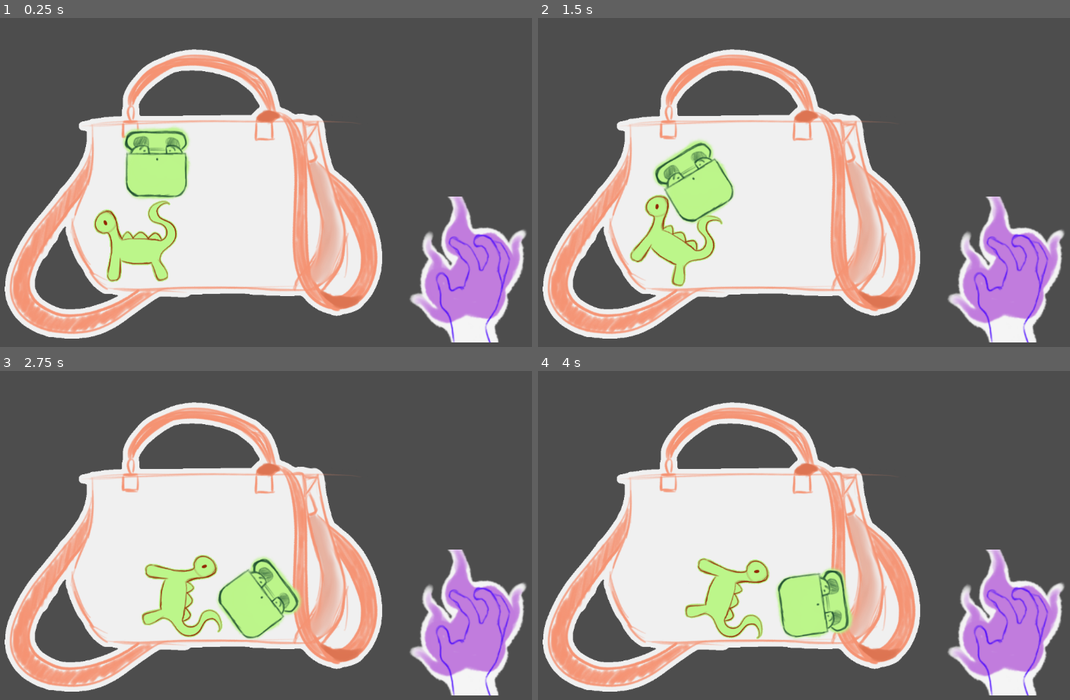
Above: before the commit, frames 1-4 (two rows, left to right).
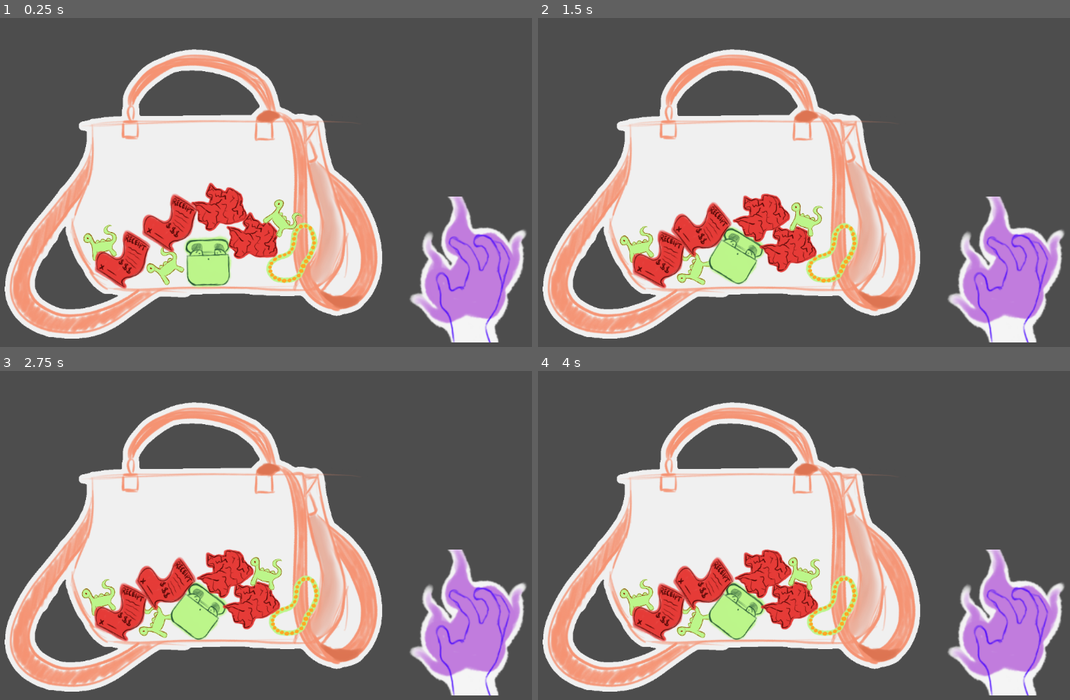
Above: after the commit, the same moments.

Repository: chfranzUCSC/170-prototype-2
Game: Godot game, scene res://main.tscn
Same seed, same stepped clock (60 frames per second), same inputs: the game is played once before the commit and once after it.
Inputs (mouse positions are in pixels of both pictures, inside the frame that each line leads up to):
- Up to frame 1 (0.25 s): no input
- Up to frame 2 (1.5 s): drag from (1006, 284) to (851, 113) at 0.52 s; drag from (671, 205) to (761, 254) at 1.27 s
- Up to frame 3 (2.75 s): move the mouse to (313, 466) at 2.02 s; click (313, 466) at 2.17 s
- Up to frame 4 (4 s): drag from (761, 607) to (607, 489) at 2.77 s; move the mouse to (974, 591) at 3.52 s; click (974, 591) at 3.67 s

The runs differ from the first frame. In frame 1, 9.7% of the frame differs, in the area x 15-60%, y 33-83%; in frame 2, 9.4%; in frame 3, 7.4%; in frame 4, 7.4%.

Commit message:
added more items, setting the main scene

Diff:
--- a/itemDino.tscn
+++ b/itemDino.tscn
@@ -6,8 +6,9 @@
 [node name="itemDino" instance=ExtResource("1_aiugo")]
 
 [node name="Sprite2D" type="Sprite2D" parent="." index="0"]
+scale = Vector2(0.4, 0.4)
 texture = ExtResource("1_3d76s")
 
 [node name="CollisionPolygon2D" type="CollisionPolygon2D" parent="." index="1"]
 position = Vector2(1, 0)
-polygon = PackedVector2Array(-33, 73, -53, 71, -52, -12, -77, -21, -79, -44, -49, -61, -29, -15, 40, -16, 25, -43, 22, -62, 55, -79, 49, -53, 78, -13, 52, 28, 60, 67, 40, 73, 31, 43, -27, 39)
+polygon = PackedVector2Array(24, -30, 11, -29, 8, -19, 20, -7, -13, -7, -21, -25, -32, -18, -32, -8, -21, -4, -23, 28, -13, 29, -12, 16, 10, 18, 16, 30, 24, 26, 18, 11, 31, -7, 16, -23)
--- a/item_airpods.tscn
+++ b/item_airpods.tscn
@@ -4,9 +4,11 @@
 [ext_resource type="Texture2D" uid="uid://44e265g8nbj1" path="res://assets/airpods.png" id="2_5bpyv"]
 
 [node name="itemAirpods" instance=ExtResource("1_u7plw")]
+mass = 2.0
 
 [node name="Sprite2D" type="Sprite2D" parent="." index="0"]
+scale = Vector2(0.7, 0.7)
 texture = ExtResource("2_5bpyv")
 
 [node name="CollisionPolygon2D" type="CollisionPolygon2D" parent="." index="1"]
-polygon = PackedVector2Array(-42, 68, 31, 70, 51, 51, 50, -40, 39, -53, -52, -54, -65, -34, -62, 50)
+polygon = PackedVector2Array(-31, 47, 22, 47, 34, 38, 37, -22, 29, -39, -38, -39, -46, -26, -42, 36)
--- /dev/null
+++ b/item_necklace.tscn
@@ -0,0 +1,14 @@
+[gd_scene load_steps=3 format=3 uid="uid://t2vq757rrwjm"]
+
+[ext_resource type="PackedScene" uid="uid://cb2c7kv2238iq" path="res://TargetableItem.tscn" id="1_mea6f"]
+[ext_resource type="Texture2D" uid="uid://djr1i7exx7fte" path="res://assets/necklace.png" id="2_wvbty"]
+
+[node name="itemNecklace" instance=ExtResource("1_mea6f")]
+mass = 0.6
+
+[node name="Sprite2D" type="Sprite2D" parent="." index="0"]
+scale = Vector2(0.6, 0.6)
+texture = ExtResource("2_wvbty")
+
+[node name="CollisionPolygon2D" type="CollisionPolygon2D" parent="." index="1"]
+polygon = PackedVector2Array(-53, -35, -36, -14, -10, -2, -6, 35, 10, 52, 35, 47, 49, 23, 46, -5, 27, -22, 5, -50, -21, -58, -45, -54)
--- /dev/null
+++ b/item_receipt.tscn
@@ -0,0 +1,14 @@
+[gd_scene load_steps=3 format=3 uid="uid://6a54mlhw7av6"]
+
+[ext_resource type="PackedScene" uid="uid://cb2c7kv2238iq" path="res://TargetableItem.tscn" id="1_45bs6"]
+[ext_resource type="Texture2D" uid="uid://dpdjw1mrnahoe" path="res://assets/trash_receipt.png" id="2_j3udo"]
+
+[node name="itemReceipt" instance=ExtResource("1_45bs6")]
+mass = 0.3
+
+[node name="Sprite2D" type="Sprite2D" parent="." index="0"]
+scale = Vector2(0.7, 0.7)
+texture = ExtResource("2_j3udo")
+
+[node name="CollisionPolygon2D" type="CollisionPolygon2D" parent="." index="1"]
+polygon = PackedVector2Array(10, -48, -38, -35, -10, 10, -36, 21, -39, 34, -21, 53, 33, 37, 24, 25, 36, -2)
--- a/main.tscn
+++ b/main.tscn
@@ -1,10 +1,13 @@
-[gd_scene load_steps=6 format=3 uid="uid://cwtftb5ha2b25"]
+[gd_scene load_steps=9 format=3 uid="uid://cwtftb5ha2b25"]
 
 [ext_resource type="Script" uid="uid://deajgediynv36" path="res://control.gd" id="2_0xm2m"]
 [ext_resource type="Texture2D" uid="uid://b0177rabe42hi" path="res://assets/purse.png" id="3_h2yge"]
 [ext_resource type="PackedScene" uid="uid://tcglwgwm12nw" path="res://itemDino.tscn" id="4_1bvp3"]
 [ext_resource type="PackedScene" uid="uid://dibr6xuxdmjcl" path="res://item_airpods.tscn" id="5_7mycd"]
 [ext_resource type="Texture2D" uid="uid://b6w1nbiuxr2jl" path="res://assets/hand.png" id="5_lquwl"]
+[ext_resource type="PackedScene" uid="uid://t2vq757rrwjm" path="res://item_necklace.tscn" id="6_7mycd"]
+[ext_resource type="PackedScene" uid="uid://i5h34r03xsru" path="res://trash_paper.tscn" id="7_272bh"]
+[ext_resource type="PackedScene" uid="uid://6a54mlhw7av6" path="res://item_receipt.tscn" id="8_5vw27"]
 
 [node name="Main" type="Node2D"]
 
@@ -28,7 +31,7 @@
 offset_right = 1061.0
 offset_bottom = 618.0
 script = ExtResource("2_0xm2m")
-chosen_item = NodePath("../itemDino")
+chosen_item = NodePath("../itemAirpods")
 
 [node name="Sprite2D" type="Sprite2D" parent="Control"]
 position = Vector2(75, 78)
@@ -36,7 +39,34 @@
 texture = ExtResource("5_lquwl")
 
 [node name="itemDino" parent="." instance=ExtResource("4_1bvp3")]
-position = Vector2(353, 399)
+position = Vector2(288, 405)
+
+[node name="itemDino2" parent="." instance=ExtResource("4_1bvp3")]
+position = Vector2(411, 472.00003)
+rotation = -0.5246694
 
 [node name="itemAirpods" parent="." instance=ExtResource("5_7mycd")]
-position = Vector2(397, 244)
+position = Vector2(495, 450)
+
+[node name="itemNecklace" parent="." instance=ExtResource("6_7mycd")]
+position = Vector2(641.00006, 444)
+rotation = 1.334508
+
+[node name="trashPaper" parent="." instance=ExtResource("7_272bh")]
+position = Vector2(577, 412)
+
+[node name="itemReceipt" parent="." instance=ExtResource("8_5vw27")]
+position = Vector2(333, 450.99997)
+rotation = 0.8380431
+
+[node name="trashPaper2" parent="." instance=ExtResource("7_272bh")]
+position = Vector2(512, 350)
+rotation = -0.23870192
+
+[node name="itemReceipt2" parent="." instance=ExtResource("8_5vw27")]
+position = Vector2(426, 392.00003)
+rotation = 0.8436536
+
+[node name="itemDino3" parent="." instance=ExtResource("4_1bvp3")]
+position = Vector2(630, 376)
+rotation = 0.9657141
--- /dev/null
+++ b/trash_paper.tscn
@@ -0,0 +1,14 @@
+[gd_scene load_steps=3 format=3 uid="uid://i5h34r03xsru"]
+
+[ext_resource type="PackedScene" uid="uid://cb2c7kv2238iq" path="res://TargetableItem.tscn" id="1_joe6g"]
+[ext_resource type="Texture2D" uid="uid://cpqayg8x82yno" path="res://assets/trash_paper.png" id="2_kfl30"]
+
+[node name="trashPaper" instance=ExtResource("1_joe6g")]
+mass = 0.3
+
+[node name="Sprite2D" type="Sprite2D" parent="." index="0"]
+scale = Vector2(0.6, 0.6)
+texture = ExtResource("2_kfl30")
+
+[node name="CollisionPolygon2D" type="CollisionPolygon2D" parent="." index="1"]
+polygon = PackedVector2Array(-1, -39, -14, -25, -10, -15, -15, -5, -42, -16, -44, 18, -26, 43, 0, 37, 41, 45, 44, 16, 47, -3, 31, -21, 23, -15)
